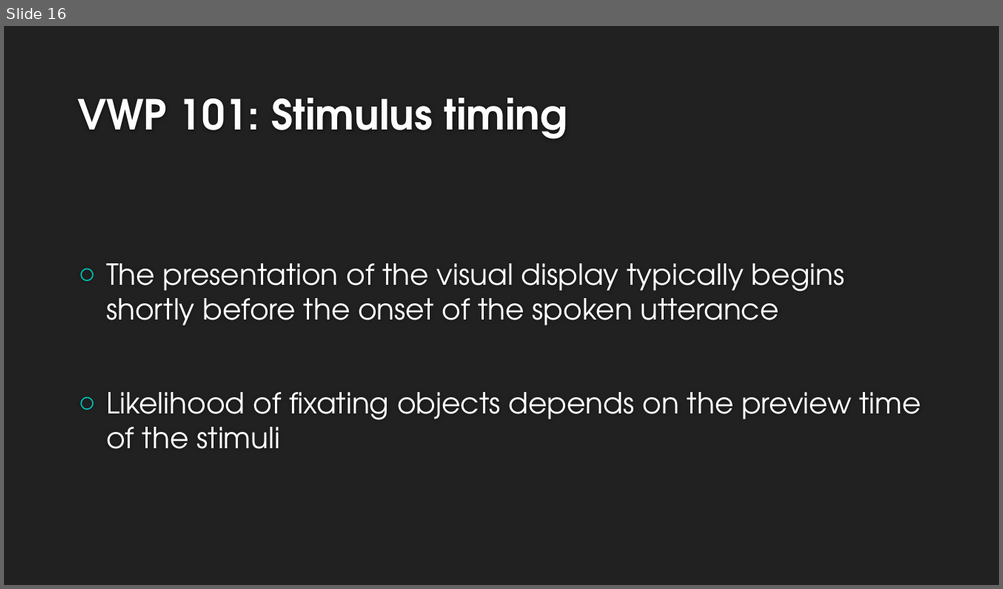
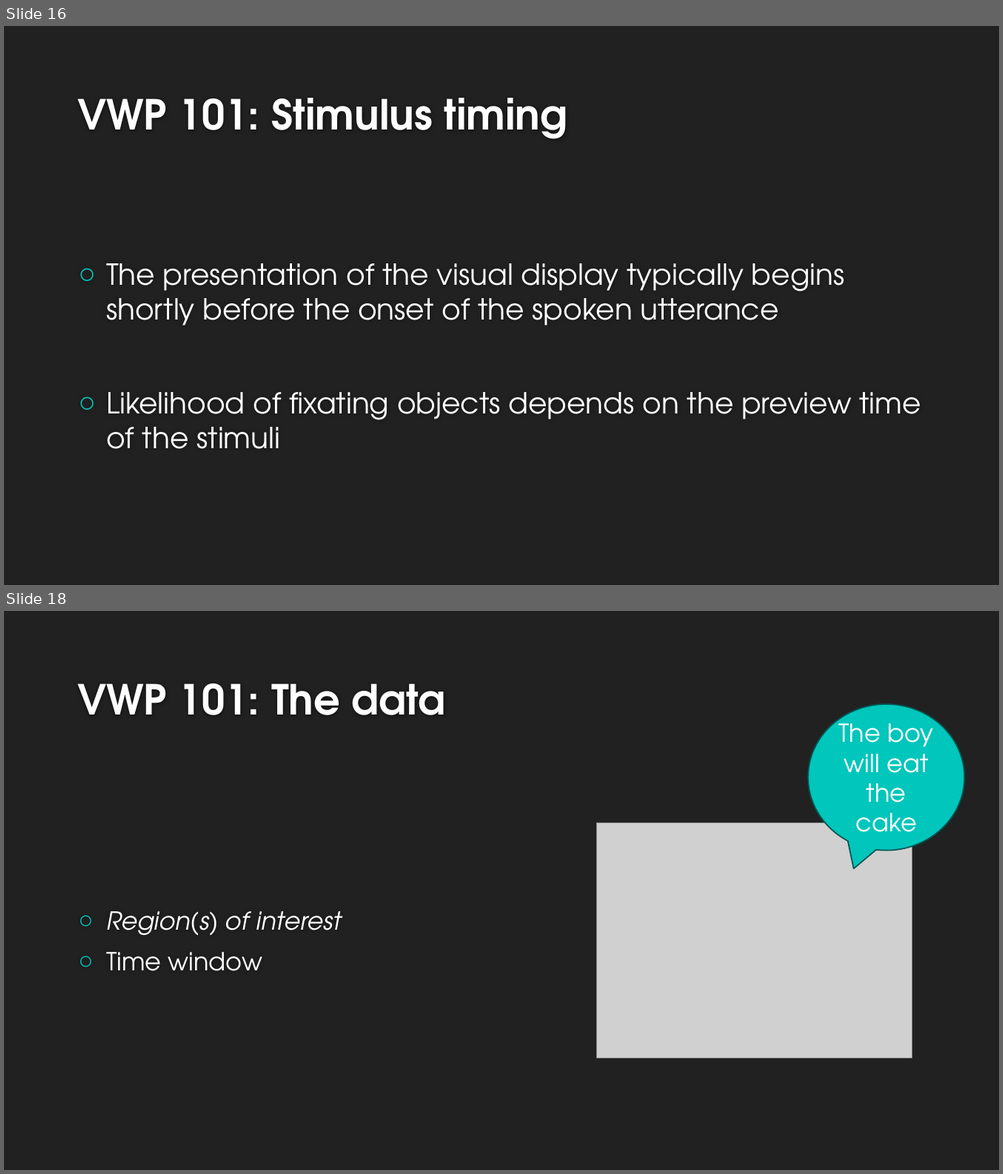
Before and after one commit to allisoct/ETLR23-24, a slide deck: slides/Day3.pptx. Shown one above the other, each under a label of ours: slide 16 before the commit, slides 16 and 18 after it; the slides between them are not shown. The pictures are 1003x589 and 1003x1174 pixels, drawn with LibreOffice and Linux fonts; fonts in the diff are those of the drawing; grey boxes stand for pictures; background and template pictures are left out. Boxes give left, top, right and bottom in pixels: in the first picture for what was removed or moved away, otherwise in the second. Text is boxed around its words. In the diff, an @@ line names an element or a change of style, - is before the commit and + after.

```diff
--- a/slides/Day3.pptx
+++ b/slides/Day3.pptx
@@ slide 18 added at [4, 611, 999, 1170], background #212121 @@
@@ title added at [77, 684, 446, 715], 40 pt, text #FEFEFE, bold @@
+VWP 101: The data
@@ speech bubble added at [808, 704, 965, 851], fill #00C6BB, outline #005752 1.25 pt, 24 pt, text #FFFFFF @@
+The boy will eat the cake
@@ picture added at [597, 823, 912, 1058] @@
@@ text added at [106, 911, 341, 971], 24 pt, text #FFFFFF, italic @@
+○ Region(s) of interest
+○ Time window
```
Also in this commit, not shown: 2 slides changed, 15 other slides added, 1 slide removed.
